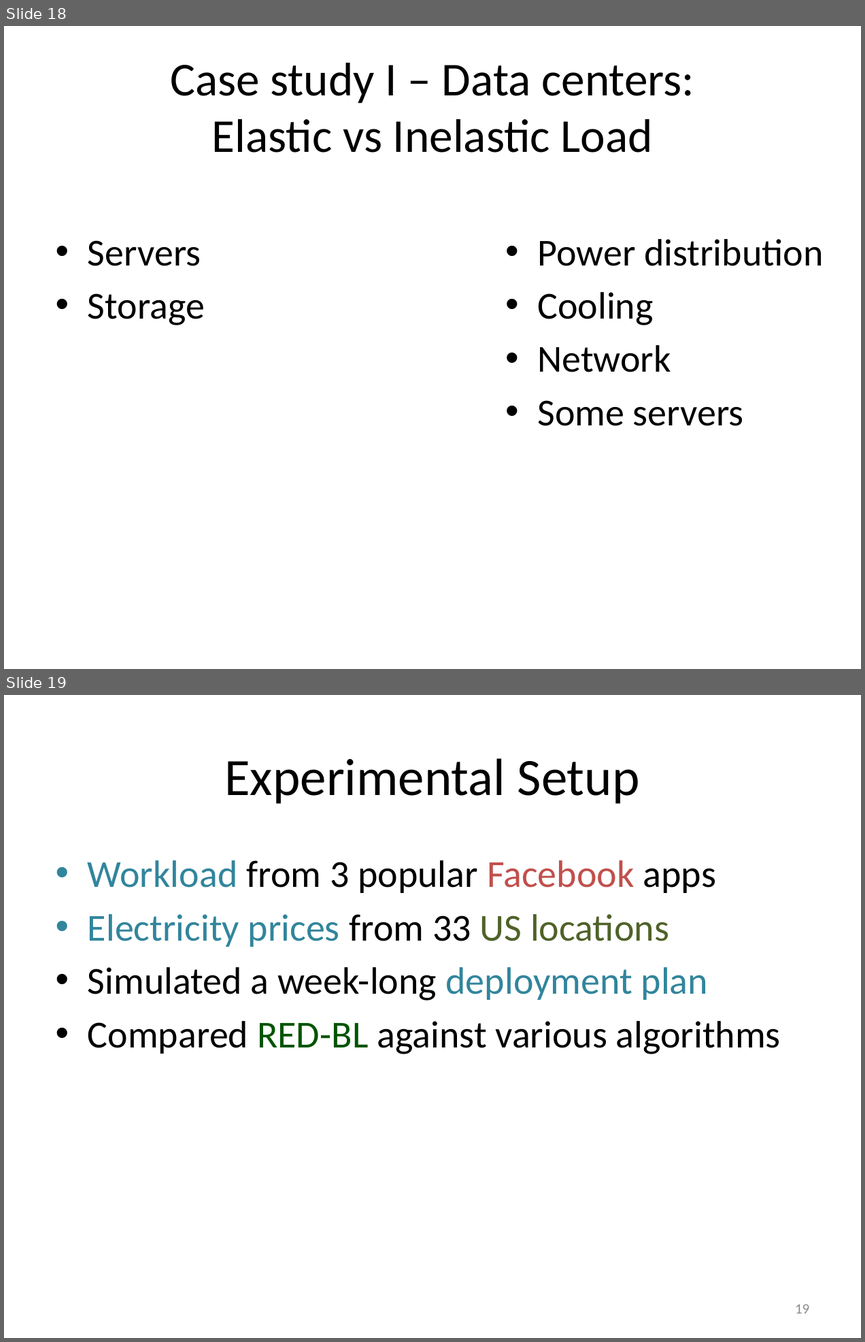
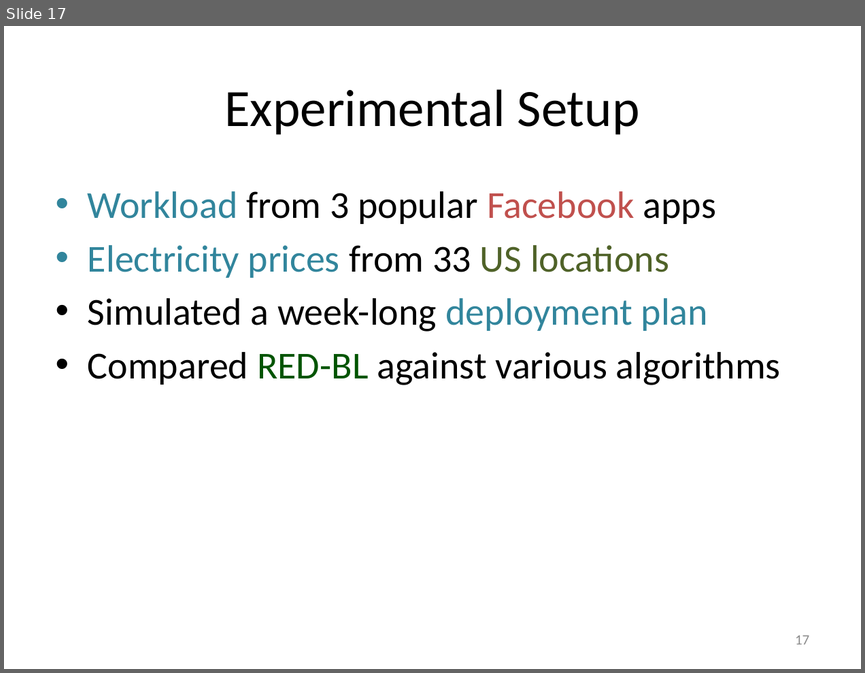
Before and after one commit to msaqib/Dissertation, a slide deck: RED-BLv2.pptx. Shown one above the other, each under a label of ours: slides 18 and 19 before the commit, slide 17 after it. The pictures are 865x1342 and 865x673 pixels, drawn with LibreOffice and Linux fonts; fonts in the diff are those of the drawing. Boxes give left, top, right and bottom in pixels: in the first picture for what was removed or moved away, otherwise in the second. Text is boxed around its words. In the diff, an @@ line names an element or a change of style, - is before the commit and + after.

```diff
--- a/RED-BLv2.pptx
+++ b/RED-BLv2.pptx
@@ slide 18 removed at box(4, 26, 861, 669), background #FFFFFF @@
@@ title removed at box(170, 63, 694, 152) @@
-Case study I – Data centers:
-Elastic vs Inelastic Load
@@ text removed at box(88, 240, 205, 325) @@
-• Servers
-• Storage
@@ text removed at box(537, 239, 823, 426) @@
-• Power distribution
-• Cooling
-• Network
-• Some servers
@@ what was slide 19 is now slide 17 @@
@@ page number at box(795, 635, 809, 644): text changed @@
-19
+17
```
Also in this commit, not shown: 2 slides changed, 1 slide added, 2 other slides removed.
